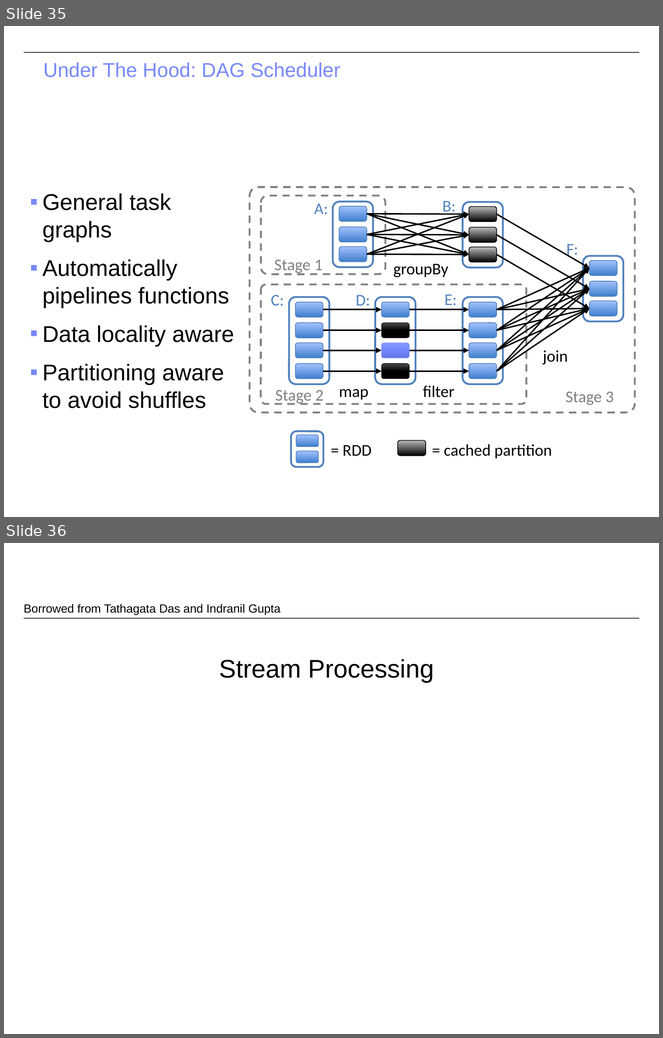
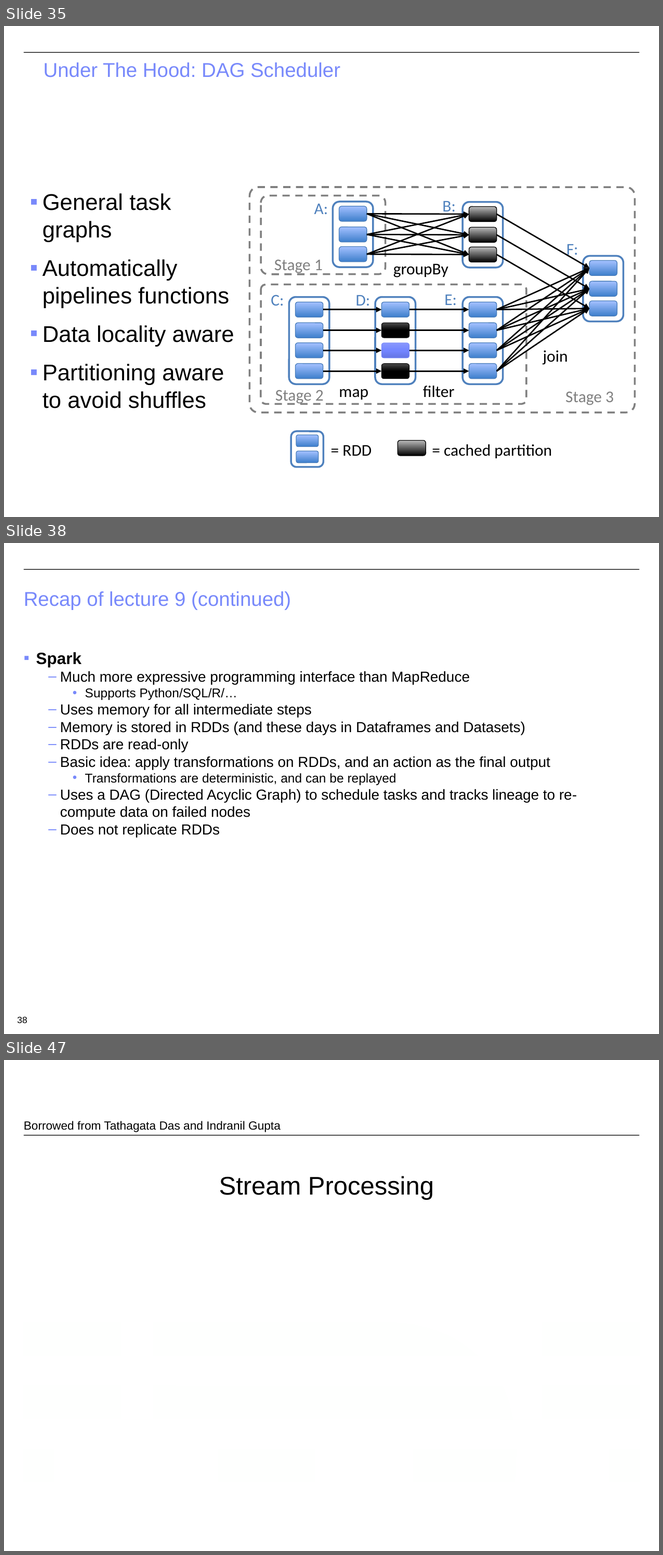
Before and after one commit to CS-W4121/cs-w4121.github.io, a slide deck: slides/Topic 6 - MapReduce and Spark.pptx. Shown one above the other, each under a label of ours: slides 35 and 36 before the commit, slides 35, 38 and 47 after it; the slides between them are not shown. The pictures are 663x1038 and 663x1555 pixels, drawn with LibreOffice and Linux fonts; fonts in the diff are those of the drawing; background and template pictures are left out. Boxes give left, top, right and bottom in pixels: in the first picture for what was removed or moved away, otherwise in the second. Text is boxed around its words. In the diff, an @@ line names an element or a change of style, - is before the commit and + after.

```diff
--- a/slides/Topic 6 - MapReduce and Spark.pptx
+++ b/slides/Topic 6 - MapReduce and Spark.pptx
@@ slide 38 added at [4,543,659,1034], background #FFFFFF; not listed: 1 template element that a slide beside it also shows @@
@@ title added at [24,591,291,610], 22 pt, text #7889FB @@
+Recap of lecture 9 (continued)
@@ text added at [36,652,577,837], 16 pt, text #000000 @@
+▪ Spark
+  – Much more expressive programming interface than MapReduce
+    • Supports Python/SQL/R/…
+  – Uses memory for all intermediate steps
+  – Memory is stored in RDDs (and these days in Dataframes and Datasets)
+  – RDDs are read-only
+  – Basic idea: apply transformations on RDDs, and an action as the final output
+    • Transformations are deterministic, and can be replayed
+  – Uses a DAG (Directed Acyclic Graph) to schedule tasks and tracks lineage to re-compute data on failed nodes
+  – Does not replicate RDDs
@@ page number added at [17,1017,27,1023], 10 pt, text #000000 @@
+38
@@ what was slide 36 is now slide 47 @@
```
Also in this commit, not shown: 4 slides changed, 10 other slides added, 3 other files.
